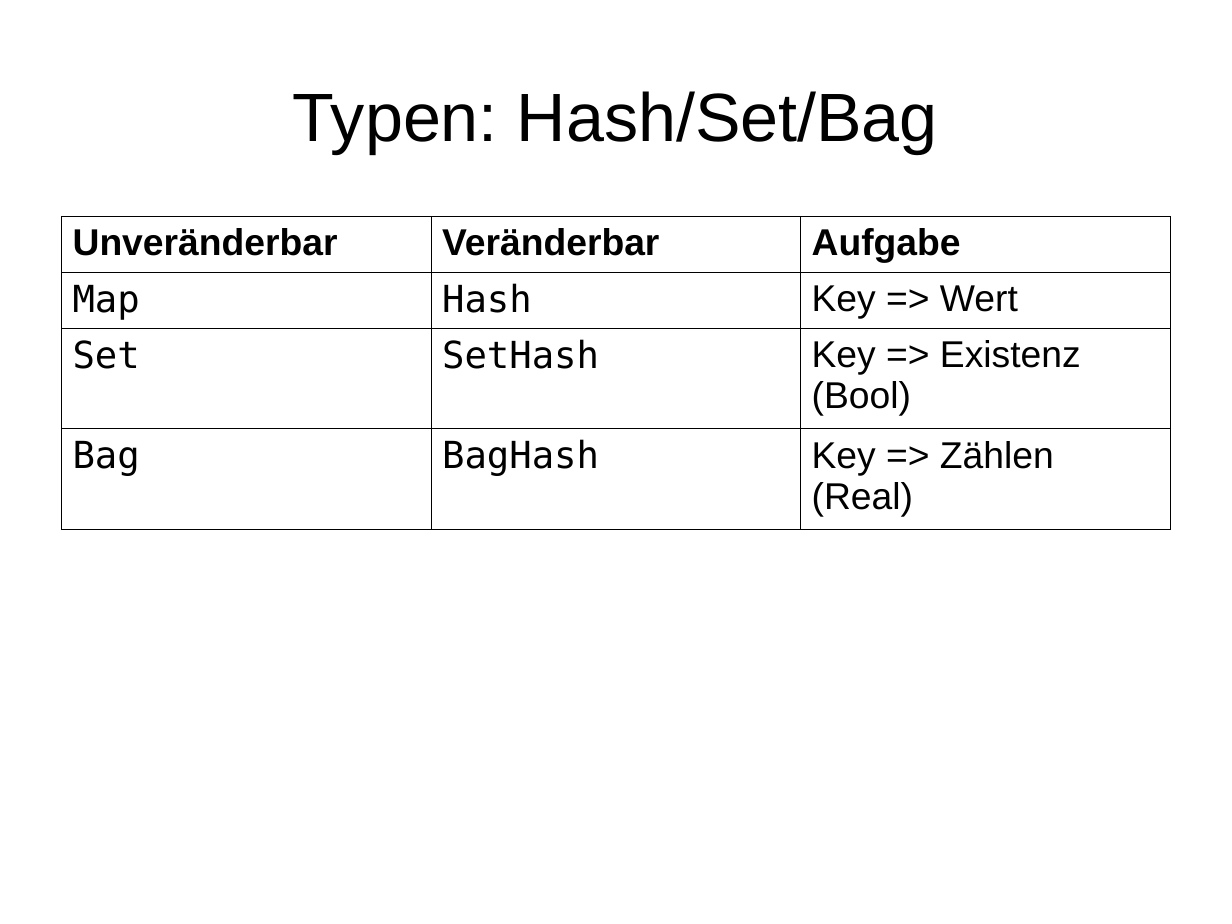
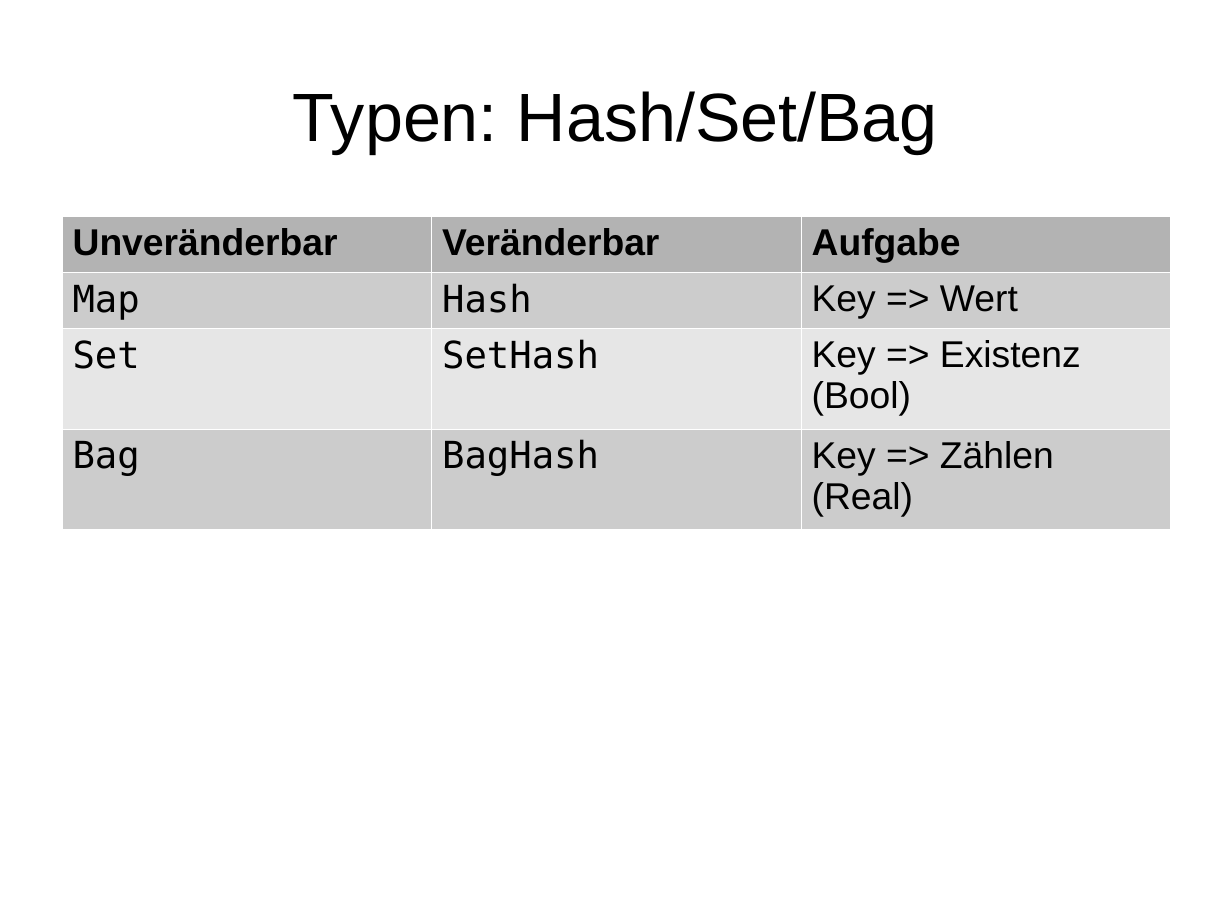
Before and after one commit to moritz/perl6-training-de, a slide deck: slide 37 of schulung.odp. Drawn at 1232x924 pixels with LibreOffice and Linux fonts; fonts in the diff are those of the drawing. Boxes give left, top, right and bottom in pixels: in the first picture for what was removed or moved away, otherwise in the second. Text is boxed around its words. In the diff, an @@ line names an element or a change of style, - is before the commit and + after.

```diff
--- a/schulung.odp
+++ b/schulung.odp
@@ table at (x1=61, y1=216, x2=1172, y2=521) @@
@@ fill none to #B3B3B3 in row 1 @@
@@ fill none to #CCCCCC in 6 cells @@
@@ fill none to #E6E6E6 in row 3 @@
@@ borders changed @@
```
Also in this commit, not shown: 5 other slides changed, 6 slides added, 3 other files.
